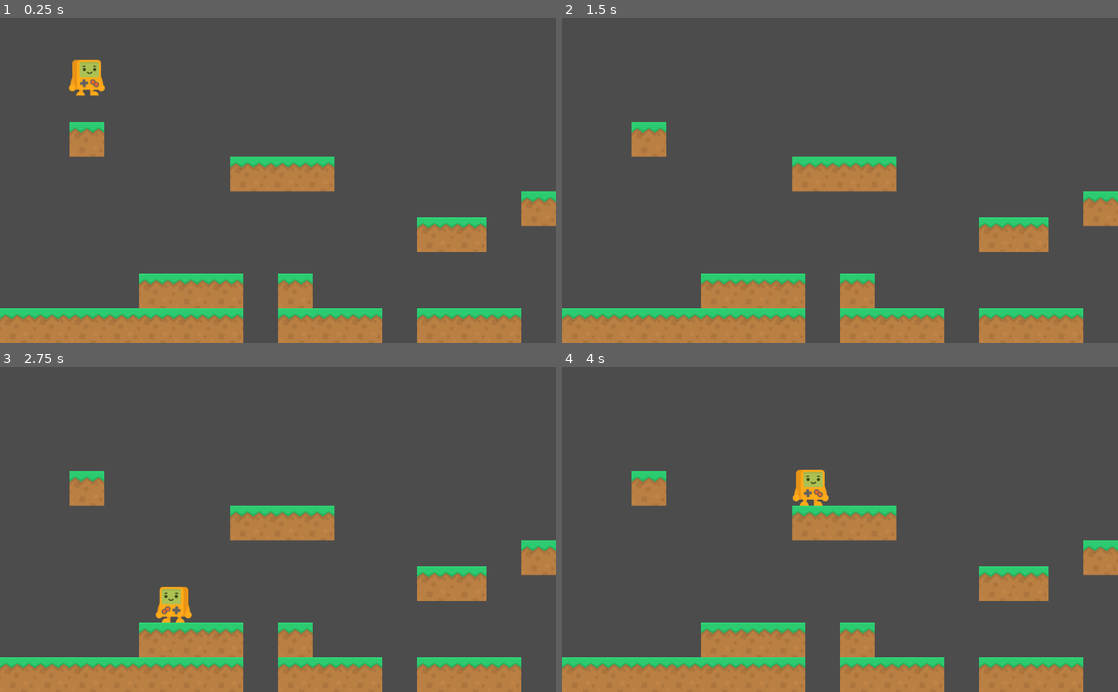
Above: before the commit, frames 1-4 (two rows, left to right).
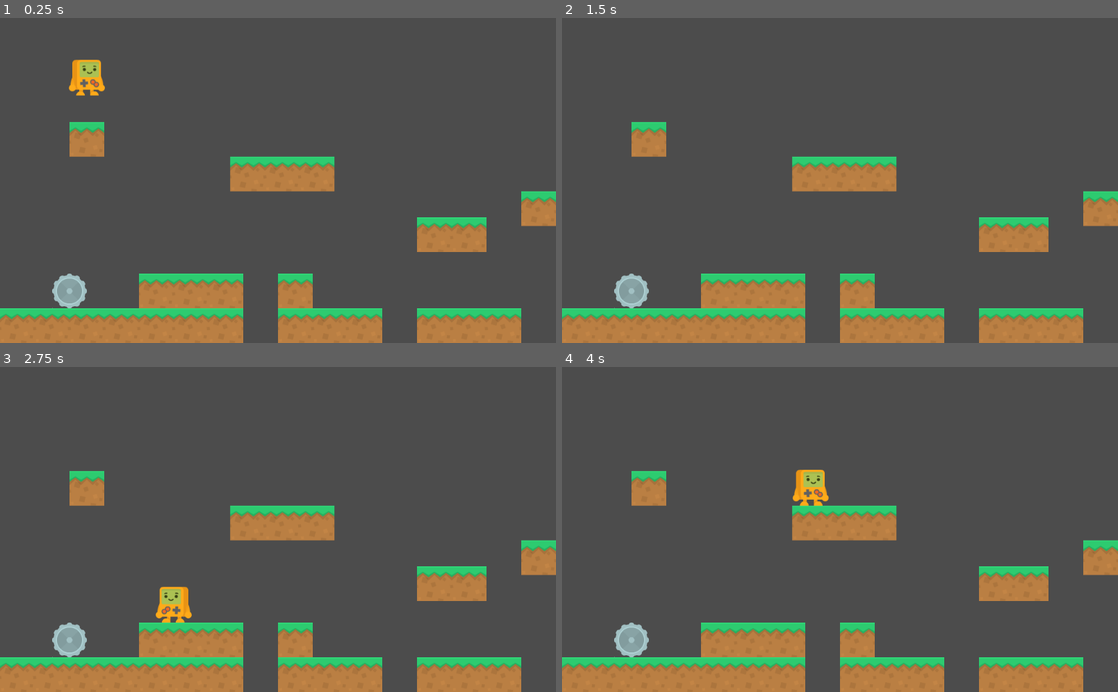
Above: after the commit, the same moments.

Repository: 2fd5/zenva-godot-game-development-for-beginners
Game: Godot game, scene res://MainScene.tscn
The game is run twice, just before and just after one commit, with the same random seed, the same clock (stepped at 60 frames per second) and the same inputs.
Inputs:
- Up to frame 1 (0.25 s): no input
- Up to frame 2 (1.5 s): hold Right (move_right) from 0.53 s (still down); tap Space (jump) at 0.77 s
- Up to frame 3 (2.75 s): tap Space (jump) at 1.52 s; release Right (move_right) at 2.03 s; hold Left (move_left) from 2.03 s (still down)
- Up to frame 4 (4 s): release Left (move_left) at 2.78 s; hold Right (move_right) from 2.78 s (still down); tap Space (jump) at 3.02, 3.77 s

The runs differ from the first frame. In frame 1, 0.5% of the frame differs, in the area x 9-16%, y 78-90%; in frame 2, 0.5%; in frame 3, 0.5%; in frame 4, 0.5%.

Commit message:
new: initial Enemy script
* Enemy - Part 1

Diff:
--- /dev/null
+++ b/Enemy.gd
@@ -0,0 +1,21 @@
+extends Area2D
+
+export var speed : int = 100
+export var moveDistance : int = 100
+
+onready var startX : int = position.x
+onready var targetX : int = position.x + moveDistance
+
+func move_to(current, to, step):
+	var new = current
+	if new < to:
+		new += step
+
+		if new > to:
+			new = to
+	else:
+		new -= step
+
+		if new < to:
+			new = to
+	return new
--- /dev/null
+++ b/Enemy.tscn
@@ -0,0 +1,16 @@
+[gd_scene load_steps=4 format=2]
+
+[ext_resource path="res://Sprites/Enemy.png" type="Texture" id=1]
+[ext_resource path="res://Enemy.gd" type="Script" id=2]
+
+[sub_resource type="CircleShape2D" id=1]
+radius = 32.0
+
+[node name="Enemy" type="Area2D"]
+script = ExtResource( 2 )
+
+[node name="Enemy" type="Sprite" parent="."]
+texture = ExtResource( 1 )
+
+[node name="CollisionShape2D" type="CollisionShape2D" parent="."]
+shape = SubResource( 1 )
--- a/MainScene.tscn
+++ b/MainScene.tscn
@@ -1,7 +1,8 @@
-[gd_scene load_steps=3 format=2]
+[gd_scene load_steps=4 format=2]
 
 [ext_resource path="res://Player.tscn" type="PackedScene" id=1]
 [ext_resource path="res://Tile.tscn" type="PackedScene" id=2]
+[ext_resource path="res://Enemy.tscn" type="PackedScene" id=3]
 
 [node name="MainScene" type="Node2D"]
 
@@ -105,3 +106,9 @@
 
 [node name="Tile29" parent="Tiles" instance=ExtResource( 2 )]
 position = Vector2( 1184, 568 )
+
+[node name="Enemies" type="Node" parent="."]
+
+[node name="Enemy" parent="Enemies" instance=ExtResource( 3 )]
+position = Vector2( 128, 504 )
+moveDistance = 40
